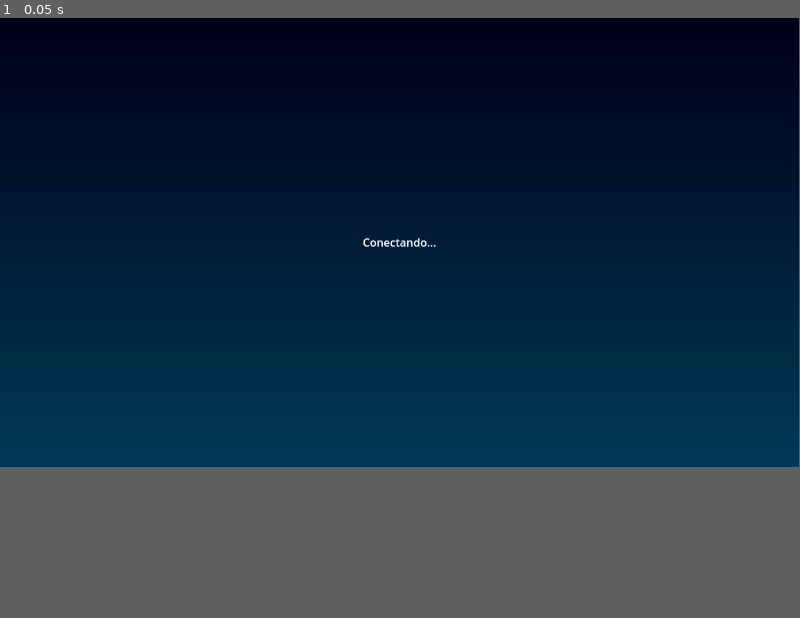
Above: before the commit, frame 1.
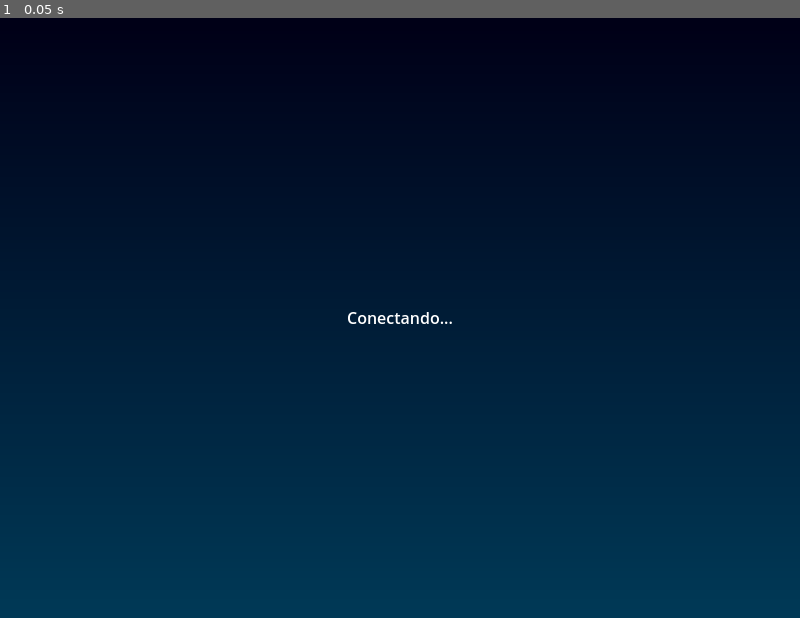
Above: after the commit, the same moment.

Repository: luisfpatrocinio/MNR2025-UDPCubeGame-Godot
Game: Godot game, scene res://Scenes/MainScreen.tscn
The game is run twice, just before and just after one commit, with the same random seed, the same clock (stepped at 60 frames per second) and the same inputs.
Inputs:
- Up to frame 1 (0.05 s): no input
In our replay, the window is 799x449 before the commit and 800x600 after it. These sizes can differ from the game's own. Grey fills any space a smaller window leaves; there, only what the larger window draws over its background counts as a difference.

The runs differ from the first frame. In frame 1, 0.2% of the frame differs, in the area x 43-100%, y 0-51%.

Commit message:
feat: add cube face display and number tracking - Add face number tracking to ConnectionManager - Add Bangers font for UI elements - Create cube face panel with number display in MainScreen - Update MainScreen script to handle face number updates - Update project configuration

Diff:
--- a/ConnectionManager/ConnectionManager.gd
+++ b/ConnectionManager/ConnectionManager.gd
@@ -18,6 +18,7 @@
 	"yAxis": 0.0,
 	"buttonA": false,
 	"buttonB": false,
+	"faceNo": 0
 }
 
 # Cria client para envio de pacotes UDP
@@ -63,7 +64,9 @@
 					inputDict.set("buttonB", true);
 					print("BUTTON PRESSED: B");
 					emit_signal("buttonBPressed");
-
+		"C":
+			var _faceNo = int(packet.split_floats("|", false).slice(1)[0]);
+			inputDict.set("faceNo", _faceNo);
 
 ## Inicia o servidor para escutar conexões na porta especificada.
 func _ready() -> void:
--- a/Scenes/MainScreen.tscn
+++ b/Scenes/MainScreen.tscn
@@ -1,6 +1,7 @@
-[gd_scene load_steps=4 format=3 uid="uid://cuuakidmirlqg"]
+[gd_scene load_steps=5 format=3 uid="uid://cuuakidmirlqg"]
 
 [ext_resource type="Script" uid="uid://0bg5ed4wbit5" path="res://Scripts/MainScreen.gd" id="1_s7h0p"]
+[ext_resource type="FontFile" uid="uid://boeafuqa3rwvc" path="res://Fonts/Bangers/Bangers-Regular.ttf" id="2_ewbgq"]
 
 [sub_resource type="Gradient" id="Gradient_4vmk2"]
 colors = PackedColorArray(0, 0, 0.270588, 1, 0, 0.662745, 1, 1)
@@ -47,3 +48,36 @@
 text = "Conectando..."
 horizontal_alignment = 1
 vertical_alignment = 1
+
+[node name="CubeFace" type="Panel" parent="."]
+custom_minimum_size = Vector2(256, 256)
+anchors_preset = 8
+anchor_left = 0.5
+anchor_top = 0.5
+anchor_right = 0.5
+anchor_bottom = 0.5
+offset_left = -128.0
+offset_top = -128.0
+offset_right = 128.0
+offset_bottom = 128.0
+grow_horizontal = 2
+grow_vertical = 2
+
+[node name="FaceNumberLabel" type="Label" parent="CubeFace"]
+layout_mode = 1
+anchors_preset = 8
+anchor_left = 0.5
+anchor_top = 0.5
+anchor_right = 0.5
+anchor_bottom = 0.5
+offset_left = -20.0
+offset_top = -11.5
+offset_right = 20.0
+offset_bottom = 11.5
+grow_horizontal = 2
+grow_vertical = 2
+theme_override_fonts/font = ExtResource("2_ewbgq")
+theme_override_font_sizes/font_size = 64
+text = "1"
+horizontal_alignment = 1
+vertical_alignment = 1
--- a/Scripts/MainScreen.gd
+++ b/Scripts/MainScreen.gd
@@ -1,12 +1,20 @@
 extends CanvasLayer
 
 @onready var disconnectBlock = get_node("DisconnectBlock");
+@onready var cubePanel = get_node("CubeFace");
 
 func _ready() -> void:
 	ConnectionManager.connect("playerConnected", _onPlayerConnected);
 	disconnectBlock.visible = true;
+	cubePanel.visible = false;
 
 func _onPlayerConnected(_playerId: String) -> void:
 	print("Player connected.");
 	print(_playerId);
 	disconnectBlock.visible = false;
+	cubePanel.visible = true;
+
+func _process(_delta: float) -> void:
+	if ConnectionManager.connectionEstablished:
+		var _label = cubePanel.get_node("FaceNumberLabel") as Label;
+		_label.text = str(ConnectionManager.inputDict["faceNo"]);
--- a/project.godot
+++ b/project.godot
@@ -19,6 +19,11 @@
 
 ConnectionManager="*res://ConnectionManager/ConnectionManager.tscn"
 
+[display]
+
+window/size/viewport_width=800
+window/size/viewport_height=600
+
 [editor]
 
 naming/scene_name_casing=1
Binary file added: Fonts/Bangers/Bangers-Regular.ttf
Not shown, added: Fonts/Bangers/Bangers-Regular.ttf.import
Not shown, added: Fonts/Bangers/OFL.txt
